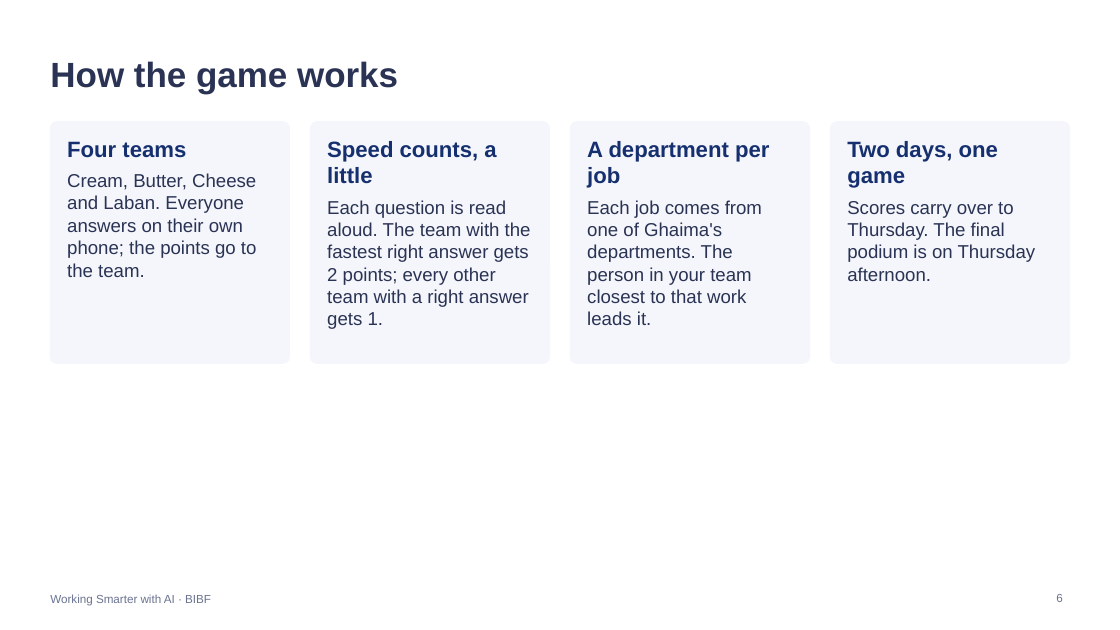
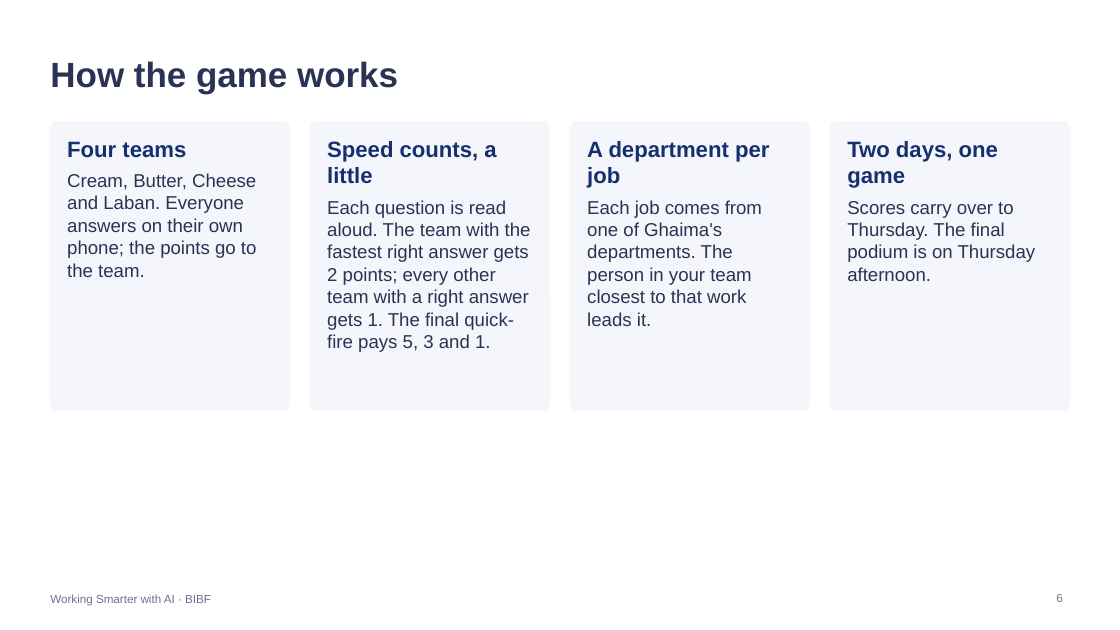
Before and after one commit to Iced377/bibf-arla, a slide deck: slide 6 of outputs/BIBF-Arla-Facilitator.pptx. Drawn at 1120x630 pixels with LibreOffice and Linux fonts; fonts in the diff are those of the drawing. Boxes give left, top, right and bottom in pixels: in the first picture for what was removed or moved away, otherwise in the second. Text is boxed around its words. In the diff, an @@ line names an element or a change of style, - is before the commit and + after.

```diff
--- a/outputs/BIBF-Arla-Facilitator.pptx
+++ b/outputs/BIBF-Arla-Facilitator.pptx
@@ rounded rectangle: place and size @@
-rounded rectangle at box(311, 122, 550, 364)
+rounded rectangle at box(311, 122, 550, 410)
@@ text at box(327, 200, 531, 352): text changed @@
-Each question is read aloud. The team with the fastest right answer gets 2 points; every other team with a right answer gets 1.
+Each question is read aloud. The team with the fastest right answer gets 2 points; every other team with a right answer gets 1. The final quick-fire pays 5, 3 and 1.
```
Also in this commit, not shown: 2 other slides changed, 18 slides added, 2 slides removed, 8 other files.
